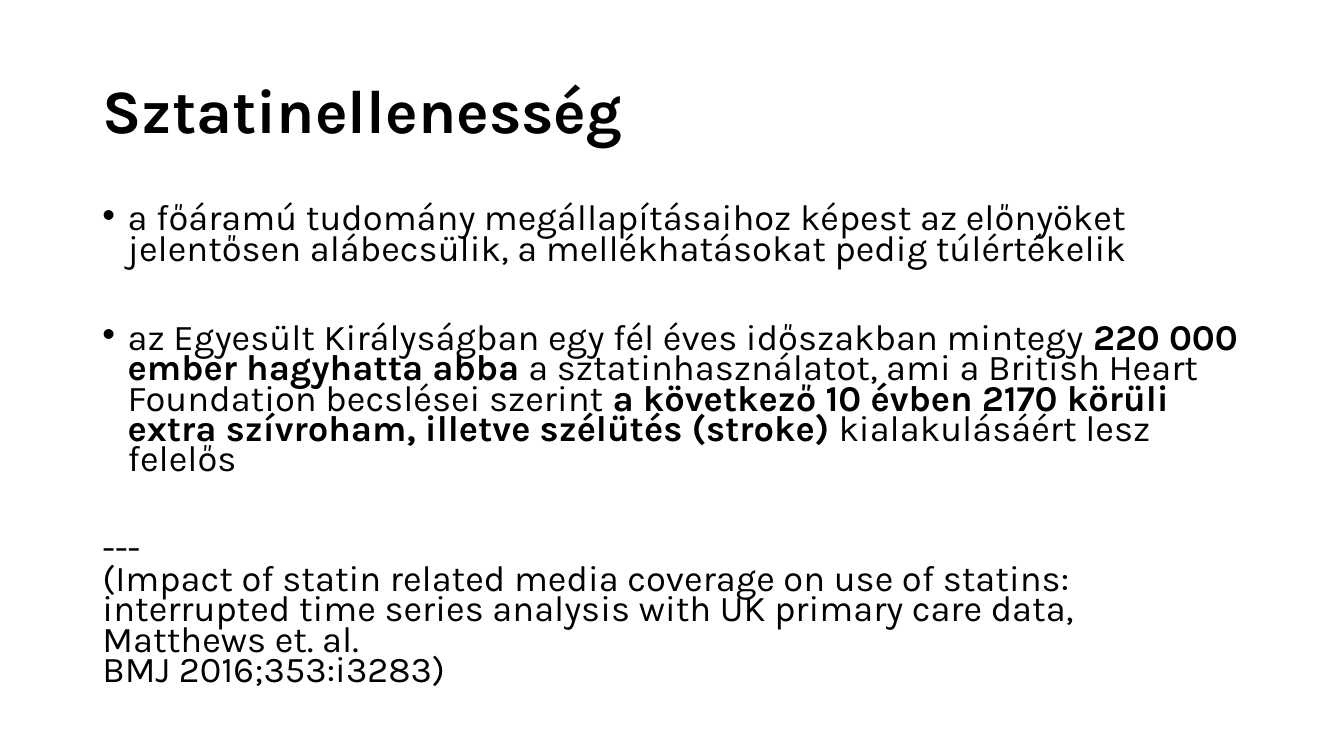
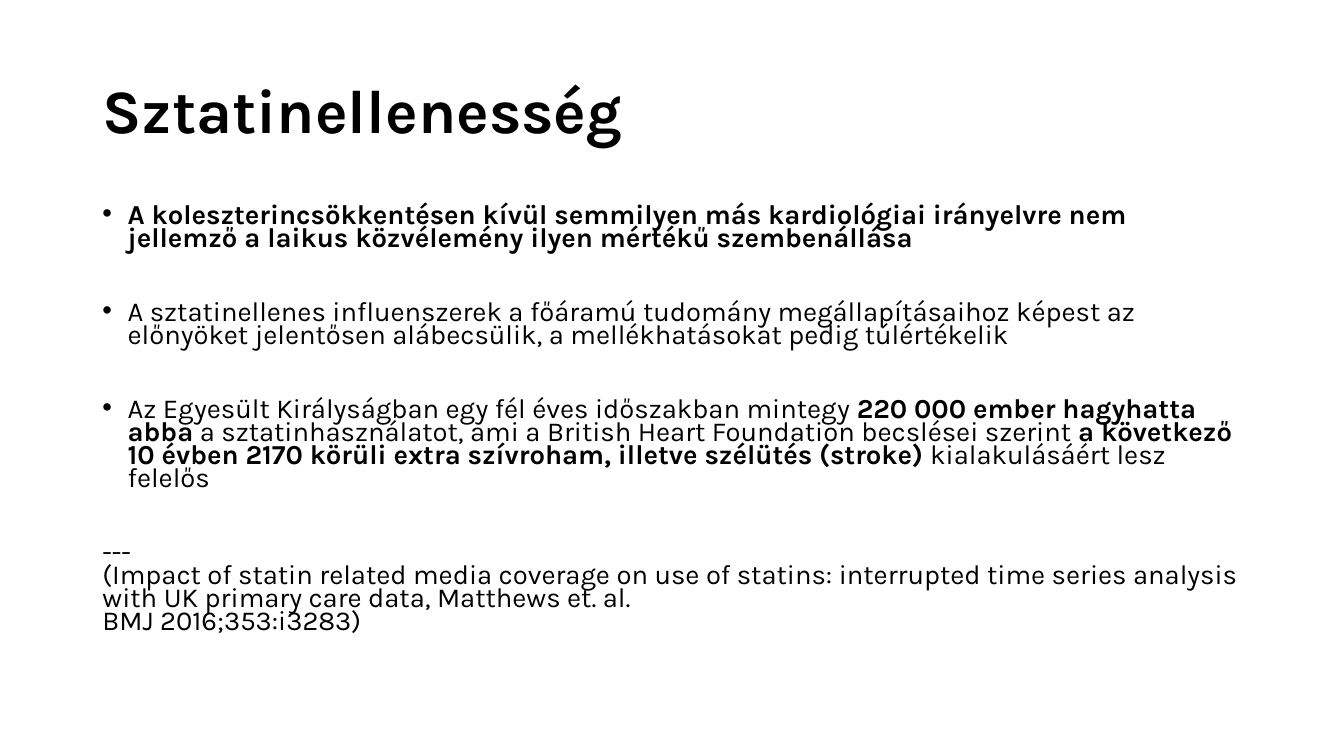
Before and after one commit to sasaleese/common, a slide deck: slide 7 of Sztatinok helye.pptx. Drawn at 1344x756 pixels with LibreOffice and Linux fonts; fonts in the diff are those of the drawing. Boxes give left, top, right and bottom in pixels: in the first picture for what was removed or moved away, otherwise in the second. Text is boxed around its words. In the diff, an @@ line names an element or a change of style, - is before the commit and + after.

```diff
--- a/Sztatinok helye.pptx
+++ b/Sztatinok helye.pptx
@@ text at [128, 202, 1232, 488]: text changed; size 25.9 to 19.6 pt @@
-• a főáramú tudomány megállapításaihoz képest az előnyöket jelentősen alábecsülik, a mellékhatásokat pedig túlértékelik
-• az Egyesült Királyságban egy fél éves időszakban mintegy 220 000 ember hagyhatta abba a sztatinhasználatot, ami a British Heart Foundation becslései szerint a következő 10 évben 2170 körüli extra szívroham, illetve szélütés (stroke) kialakulásáért lesz felelős
+• A koleszterincsökkentésen kívül semmilyen más kardiológiai irányelvre nem jellemző a laikus közvélemény ilyen mértékű szembenállása
+• A sztatinellenes influenszerek a főáramú tudomány megállapításaihoz képest az előnyöket jelentősen alábecsülik, a mellékhatásokat pedig túlértékelik
+• Az Egyesült Királyságban egy fél éves időszakban mintegy 220 000 ember hagyhatta abba a sztatinhasználatot, ami a British Heart Foundation becslései szerint a következő 10 évben 2170 körüli extra szívroham, illetve szélütés (stroke) kialakulásáért lesz felelős
@@ text at [102, 564, 1237, 633]: size 25.9 to 19.6 pt in "--- (Impact of statin related media coverage ..." @@
```
Also in this commit, not shown: 1 other file.
